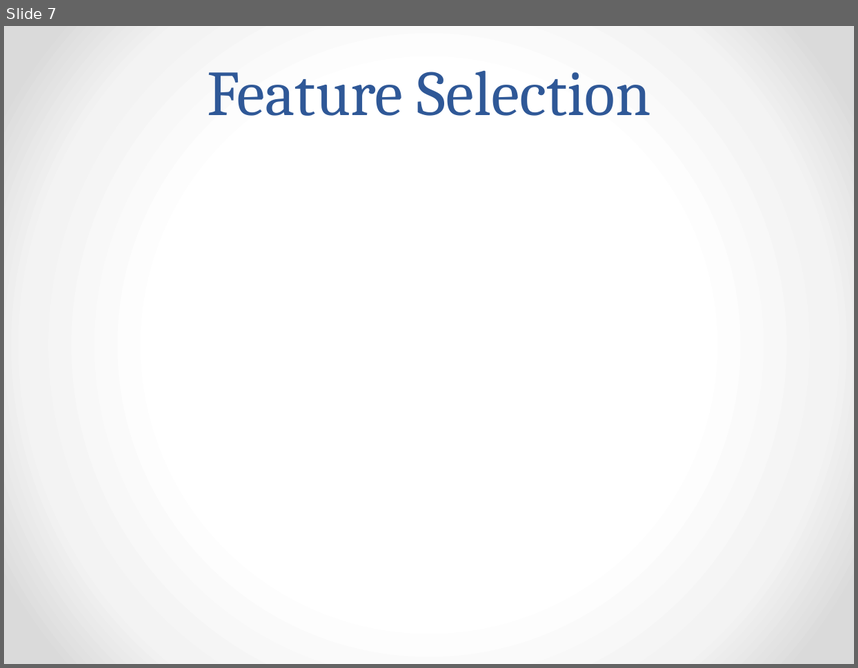
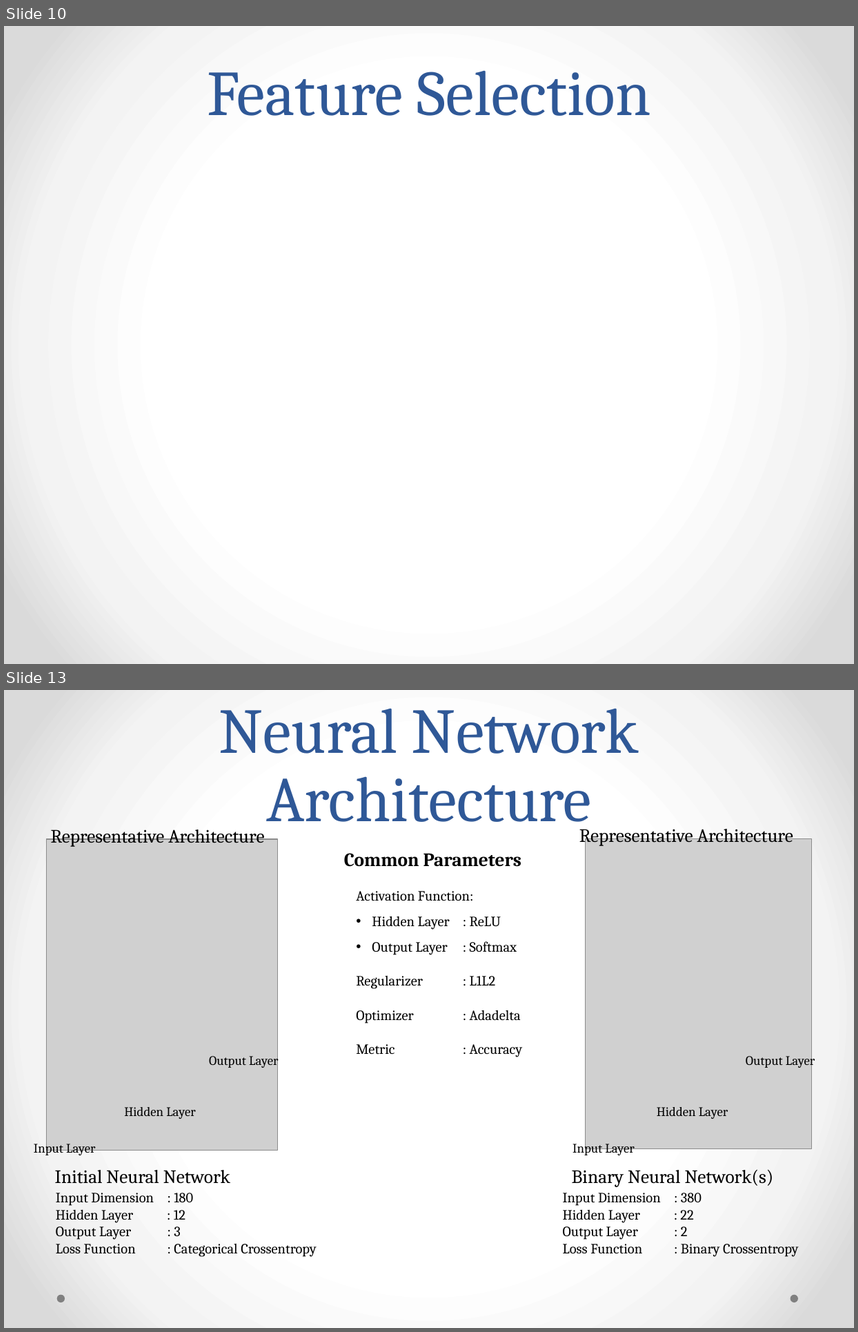
Before and after one commit to AudioExtractors/LanguageDetection, a slide deck: Docs/Presentation.pptx. Shown one above the other, each under a label of ours: slide 7 before the commit, slides 10 and 13 after it; the slides between them are not shown. The pictures are 858x668 and 858x1332 pixels, drawn with LibreOffice and Linux fonts; fonts in the diff are those of the drawing; grey boxes stand for pictures. Boxes give left, top, right and bottom in pixels: in the first picture for what was removed or moved away, otherwise in the second. Text is boxed around its words. In the diff, an @@ line names an element or a change of style, - is before the commit and + after.

```diff
--- a/Docs/Presentation.pptx
+++ b/Docs/Presentation.pptx
@@ slide 13 added at <box>4,690,854,1328</box>, background gradient #FFFFFF to #F4F4F4 to #DADADA @@
@@ title added at <box>219,708,639,835</box>, 54 pt, text #2F5897 @@
+Neural Network Architecture
@@ text added at <box>51,825,264,847</box>, 16 pt, text #000000 @@
+Representative Architecture
@@ text added at <box>579,825,793,847</box>, 16 pt, text #000000 @@
+Representative Architecture
@@ picture added at <box>47,839,278,1150</box> @@
@@ text added at <box>344,853,522,867</box>, 16 pt, text #000000, bold @@
+Common Parameters
@@ picture added at <box>586,839,811,1148</box> @@
@@ text added at <box>356,891,523,1057</box>, 12 pt, text #000000 @@
+Activation Function:
+• Hidden Layer : ReLU
+• Output Layer : Softmax
+Regularizer : L1L2
+Optimizer : Adadelta
+Metric : Accuracy
@@ text added at <box>209,1053,278,1068</box>, 11 pt, text #000000 @@
+Output Layer
@@ text added at <box>746,1053,815,1068</box>, 11 pt, text #000000 @@
+Output Layer
@@ text added at <box>124,1107,195,1118</box>, 11 pt, text #000000 @@
+Hidden Layer
@@ text added at <box>657,1107,728,1118</box>, 11 pt, text #000000 @@
+Hidden Layer
@@ text added at <box>34,1141,95,1155</box>, 11 pt, text #000000 @@
+Input Layer
@@ text added at <box>573,1141,634,1156</box>, 11 pt, text #000000 @@
+Input Layer
@@ text added at <box>55,1170,230,1183</box>, 16 pt, text #000000 @@
+Initial Neural Network
@@ text added at <box>572,1169,774,1187</box>, 16 pt, text #000000 @@
+Binary Neural Network(s)
@@ text added at <box>56,1192,316,1256</box>, 12 pt, text #000000 @@
+Input Dimension : 180
+Hidden Layer : 12
+Output Layer : 3
+Loss Function : Categorical Crossentropy
@@ text added at <box>563,1192,798,1256</box>, 12 pt, text #000000 @@
+Input Dimension : 380
+Hidden Layer : 22
+Output Layer : 2
+Loss Function : Binary Crossentropy
@@ ellipse added at <box>56,1294,64,1302</box>, fill #808080 @@
@@ ellipse added at <box>791,1294,798,1302</box>, fill #808080 @@
@@ what was slide 7 is now slide 10 @@
```
Also in this commit, not shown: 2 slides changed, 15 other slides added, 2 slides removed.
